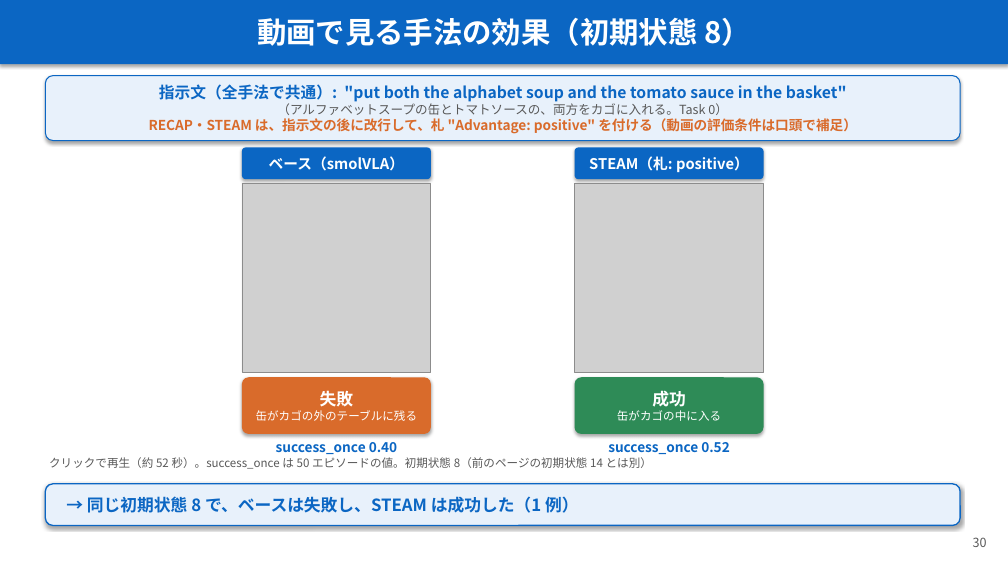
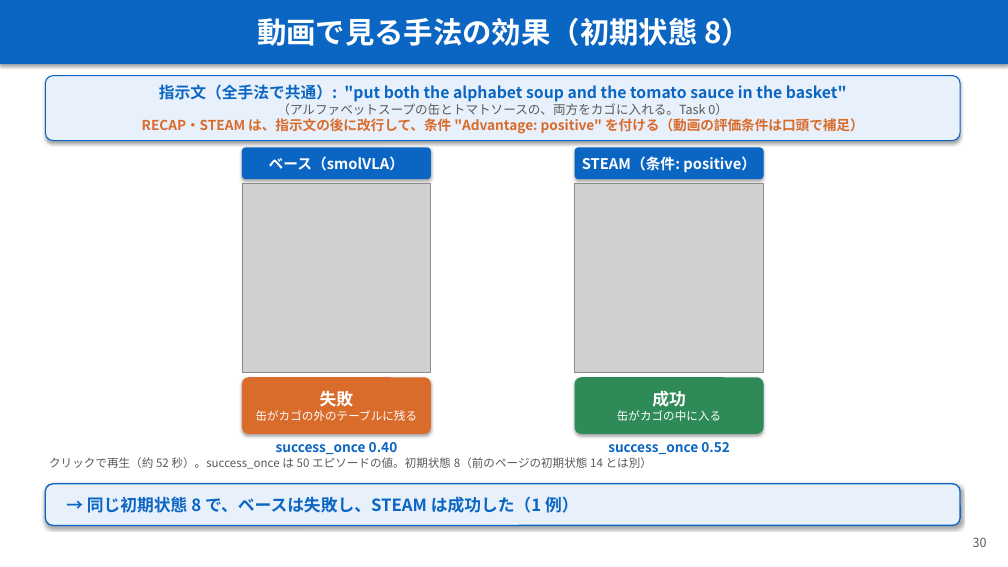
Before and after one commit to Junhand/libero_RL, a slide deck: slide 30 of docs/RECAP_STEAM_RLToken.pptx. Drawn at 1008x567 pixels with LibreOffice and Linux fonts; fonts in the diff are those of the drawing; grey boxes stand for pictures. Boxes give left, top, right and bottom in pixels: in the first picture for what was removed or moved away, otherwise in the second. Text is boxed around its words. In the diff, an @@ line names an element or a change of style, - is before the commit and + after.

```diff
--- a/docs/RECAP_STEAM_RLToken.pptx
+++ b/docs/RECAP_STEAM_RLToken.pptx
@@ text in rounded rectangle at <box>142,118,864,134</box>: text changed @@
-RECAP・STEAM は、指示文の後に改行して、札 "Advantage: positive" を付ける（動画の評価条件は口頭で補足）
+RECAP・STEAM は、指示文の後に改行して、条件 "Advantage: positive" を付ける（動画の評価条件は口頭で補足）
@@ text in rounded rectangle at <box>582,156,756,172</box>: text changed @@
-STEAM（札: positive）
+STEAM（条件: positive）
```
Also in this commit, not shown: 14 other slides changed, 1 other file.
